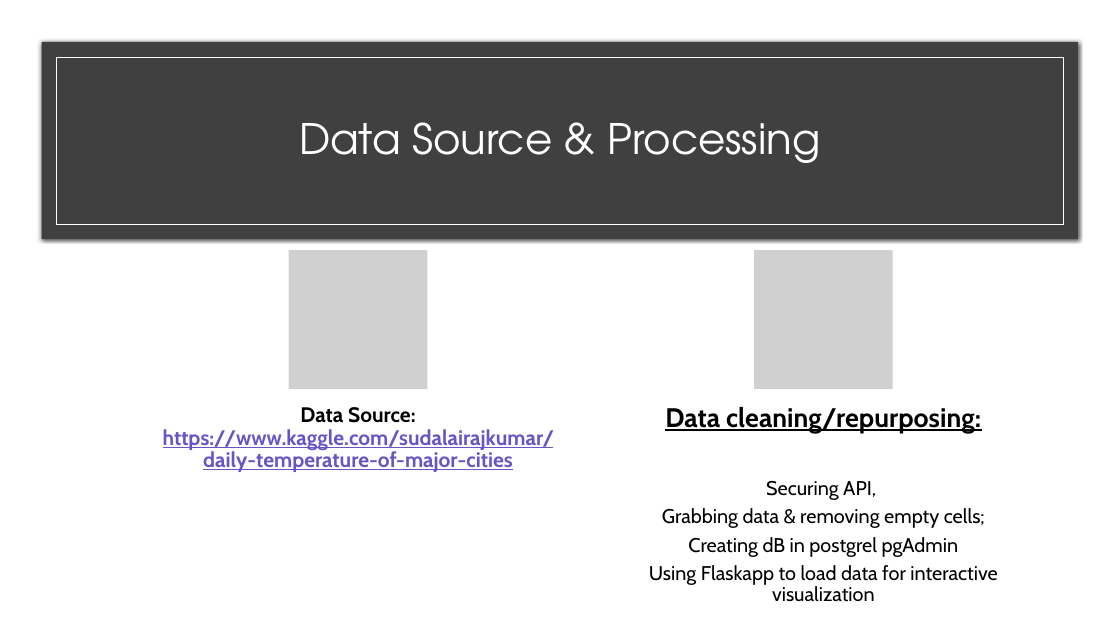
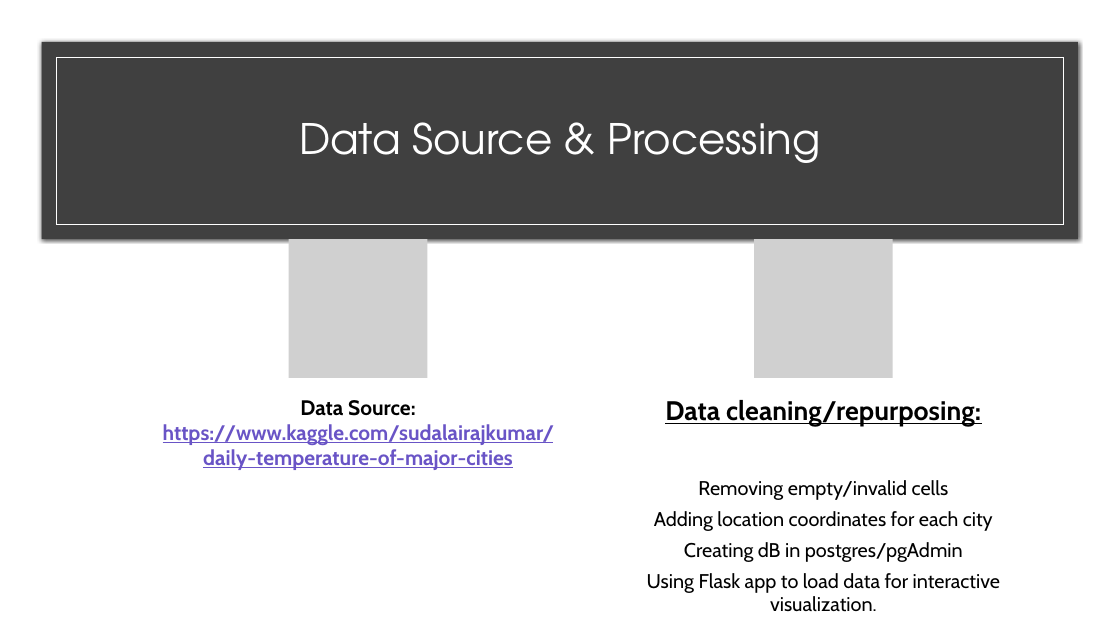
Before and after one commit to emedina2/Project-2_Team-3, a slide deck: slide 3 of Project2_Team3-Intro.pptx. Drawn at 1120x630 pixels with LibreOffice and Linux fonts; fonts in the diff are those of the drawing; grey boxes stand for pictures. Boxes give left, top, right and bottom in pixels: in the first picture for what was removed or moved away, otherwise in the second. Text is boxed around its words. In the diff, an @@ line names an element or a change of style, - is before the commit and + after.

```diff
--- a/Project2_Team3-Intro.pptx
+++ b/Project2_Team3-Intro.pptx
@@ picture: place and size @@
-picture at [289, 250, 428, 389]
+picture at [289, 239, 428, 378]
@@ picture: place and size @@
-picture at [755, 250, 893, 389]
+picture at [755, 239, 893, 378]
@@ text "Data Source: https://www.kaggle.com/sudalairajkumar/daily-te ...": place and size @@
-text "Data Source: https://www.kaggle.com/sudalairajkumar/daily-te ..." at [163, 407, 555, 472]
+text "Data Source: https://www.kaggle.com/sudalairajkumar/daily-te ..." at [163, 400, 555, 470]
@@ text "Data Source: https://www.kaggle.com/sudalairajkumar/daily-te ..." at [163, 400, 555, 470]: line spacing 0.9 to 1 @@
@@ text "Data cleaning/repurposing:" at [665, 400, 981, 427]: line spacing 0.9 to 1 @@
@@ text "Data cleaning/repurposing:": place and size @@
-text "Data cleaning/repurposing:" at [665, 407, 981, 433]
+text "Data cleaning/repurposing:" at [665, 400, 981, 427]
@@ text at [647, 480, 1000, 612]: text changed @@
-Securing API,
-Grabbing data & removing empty cells;
-Creating dB in postgrel pgAdmin
-Using Flaskapp to load data for interactive visualization
+Removing empty/invalid cells
+Adding location coordinates for each city
+Creating dB in postgres/pgAdmin
+Using Flask app to load data for interactive visualization.
```
Also in this commit, not shown: 1 other slide changed.
